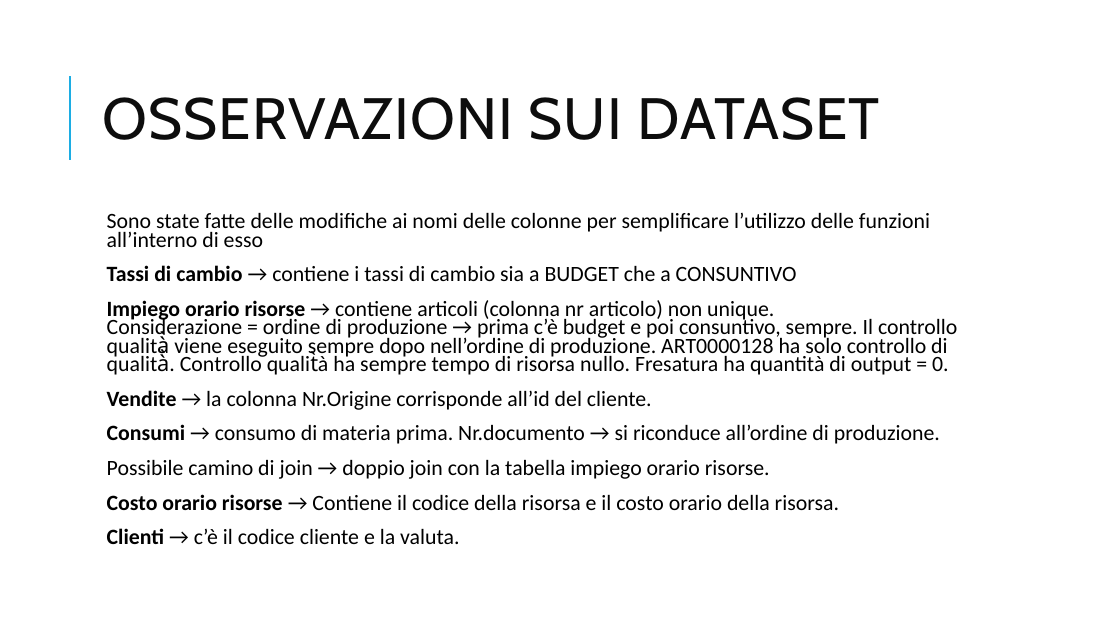
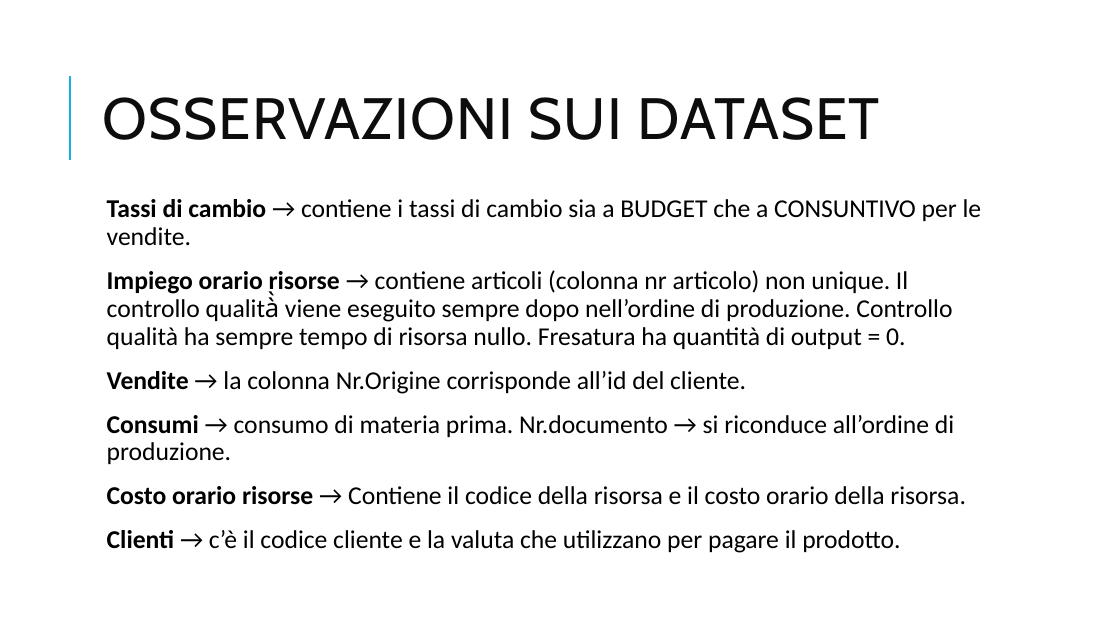
Before and after one commit to VinciGit00/SCGProject, a slide deck: slide 4 of Document/PresentazioneProgetto.pptx. Drawn at 1120x630 pixels with LibreOffice and Linux fonts; fonts in the diff are those of the drawing. Boxes give left, top, right and bottom in pixels: in the first picture for what was removed or moved away, otherwise in the second. Text is boxed around its words. In the diff, an @@ line names an element or a change of style, - is before the commit and + after.

```diff
--- a/Document/PresentazioneProgetto.pptx
+++ b/Document/PresentazioneProgetto.pptx
@@ text "Tassi di cambio → contiene ...": place and size @@
-text "Tassi di cambio → contiene ..." at (107,213,957,544)
+text "Tassi di cambio → contiene ..." at (107,199,982,553)
@@ text at (107,199,982,349): text changed; size 18.7 to 22 pt @@
-  Sono state fatte delle modifiche ai nomi delle colonne per semplificare l’utilizzo delle funzioni all’interno di esso
-  Tassi di cambio → contiene i tassi di cambio sia a BUDGET che a CONSUNTIVO
-  Impiego orario risorse → contiene articoli (colonna nr articolo) non unique.
-  Considerazione = ordine di produzione → prima c’è budget e poi consuntivo, sempre. Il controllo qualità̀ viene eseguito sempre dopo nell’ordine di produzione. ART0000128 ha solo controllo di qualità̀. Controllo qualit̀à ha sempre tempo di risorsa nullo. Fresatura ha quantità di output = 0.
+  Tassi di cambio → contiene i tassi di cambio sia a BUDGET che a CONSUNTIVO per le vendite.
+  Impiego orario risorse → contiene articoli (colonna nr articolo) non unique. Il controllo qualità̀ viene eseguito sempre dopo nell’ordine di produzione. Controllo qualità ha sempre tempo di risorsa nullo. Fresatura ha quantità di output = 0.
@@ text at (107,371,966,505): size 18.7 to 22 pt in "Vendite → la colonna Nr.Origine corrisponde all’id ...", "Consumi → consumo di materia prima. Nr.documento ...", "Costo orario risorse → Contiene il codice ..."; line spacing 0.7 to 0.9 @@
@@ text at (107,460,770,479): paragraph removed @@
-  Possibile camino di join → doppio join con la tabella impiego orario risorse.
@@ text at (107,530,900,553): text changed; size 18.7 to 22 pt @@
-  Clienti → c’è il codice cliente e la valuta.
+  Clienti → c’è il codice cliente e la valuta che utilizzano per pagare il prodotto.
```
Also in this commit, not shown: 5 other slides changed, 5 slides added, 4 slides removed, 7 other files.
